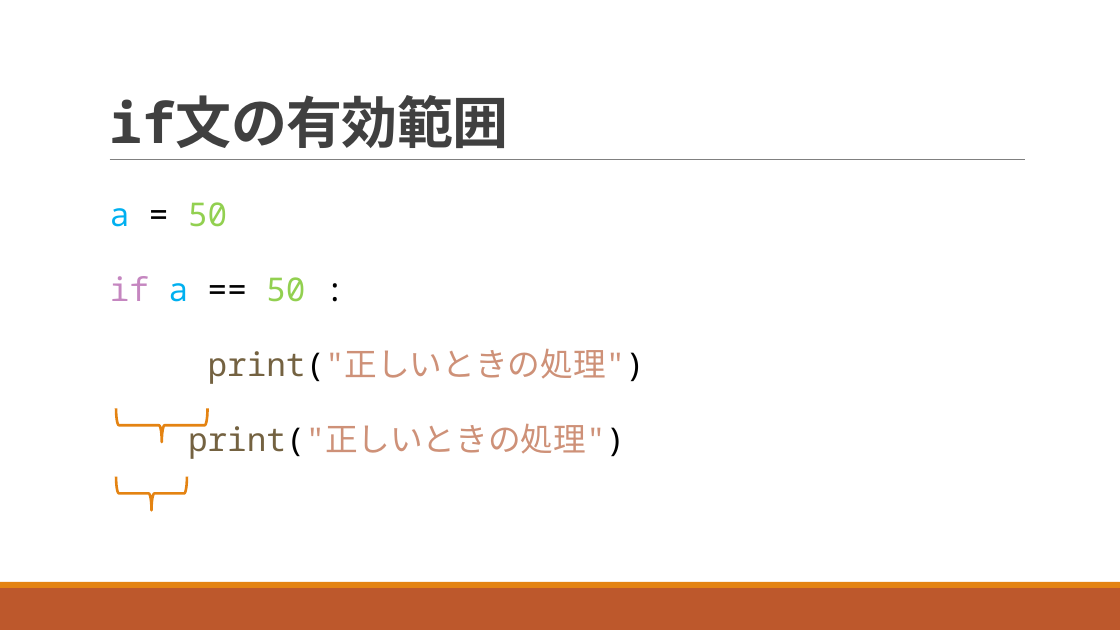
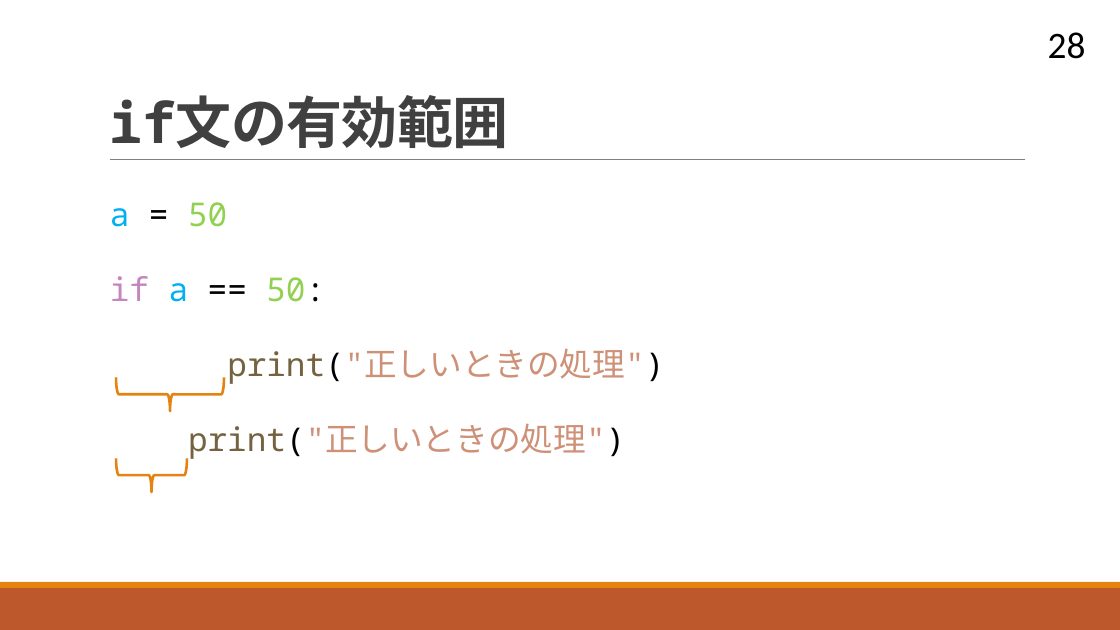
Before and after one commit to navy1634/Teach, a slide deck: slide 28 of 20230711/unit03.pptx (slide 27 before the commit). Drawn at 1120x630 pixels with LibreOffice and Linux fonts; fonts in the diff are those of the drawing. Boxes give left, top, right and bottom in pixels: in the first picture for what was removed or moved away, otherwise in the second. Text is boxed around its words. In the diff, an @@ line names an element or a change of style, - is before the commit and + after.

```diff
--- a/20230711/unit03.pptx
+++ b/20230711/unit03.pptx
@@ page number added at box(1048, 32, 1086, 59), 32 pt, text #000000 @@
+28
@@ text at box(110, 276, 325, 302): spaces changed @@
-  if a == 50 :
+  if a == 50:
@@ right brace: place and size @@
-right brace at box(116, 409, 208, 442)
+right brace at box(116, 378, 224, 411)
@@ right brace: place and size @@
-right brace at box(116, 476, 187, 510)
+right brace at box(116, 458, 187, 492)
```
Also in this commit, not shown: 50 other slides changed, 4 slides added, 1 other file.
